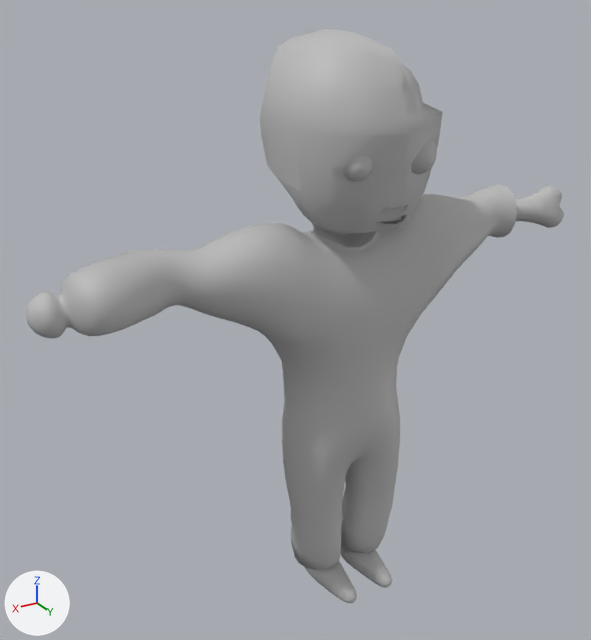
A saved change to the FBX model Soul Searching/Assets/Animations/Zombie/RiggedZombie@T-Pose.fbx.
Before and after are seen from a 50 mm camera at (1.038, 1.5, 1.535) aimed at (0.104, -0.057, 0.757). The lights are fixed; the arrows at lower left show +X, +Y and +Z. Both versions are drawn at frame 1 of the action 'mixamo.com'; the numbers are the values there.
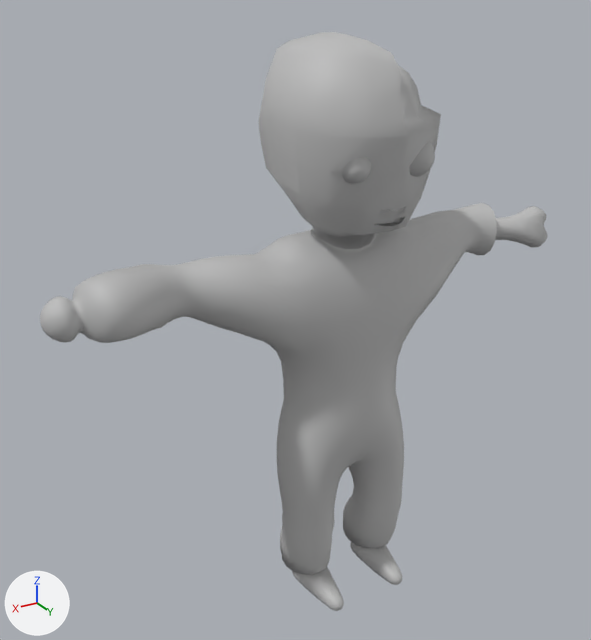
Commit message: Zombie Anim Work

The change in detail:
me_mesh is used by ob_polysurface9; location (0.0, 0.057, 0.019); rotation (-0.0026, 0.0, -3.142), in degrees (-0.1, 0, -180).
me_mesh had 2975 vertices, 2964 faces and spanned x -0.734..0.677, y -0.148..0.225, z -0.018..1.4.
me_mesh now has 2975 vertices, 2964 faces and spans x -0.707..0.647, y -0.004..1.413, z -0.172..0.201.
me_mesh part 1: the loose piece of 91 vertices spanning x 0.509..0.677, y -0.001..0.104, z 0.874..0.984 is multiplied about its middle by the matrix ((0.996, 0.084, 0.024), (-0.024, 0.0, 1.0), (0.084, -0.996, 0.002)), then moved by (-0.031, 0.843, -0.942).
me_mesh part 2: the loose piece of 22 vertices spanning x -0.069..0.075, y -0.12..-0.018, z 1.004..1.056 is turned -90.1 degrees about the x axis through its middle, then moved by (0.0, 1.112, -0.908).
me_mesh part 3: 2121 of 2975 vertices moved; they spanned x -0.734..0.529, y -0.148..0.225, z -0.018..1.4 and now span x -0.707..0.502, y -0.004..1.413, z -0.172..0.201; mean shift (0.003, 0.469, -0.517); largest move (-0.042, 0.053, 1.4) -> (-0.042, 1.413, 0.0).
Object 'polySurface9' (ob_polysurface9) moves from (0.0, 0.057, 0.019) to (0.0, -0.004, 0.0).
Object 'polySurface9' (ob_polysurface9) turns from (-0.1, 0, -180) to (90, 0, -180) degrees about x, y and z.

Changed parts and their boxes (x1, y1, x2, y2) in the pictures (591 x 640 px; the box of a moved part takes in the faces that stretch with it):
'polySurface9', reshaped, moved, turned
    before: (26, 29, 564, 603)
    after: (40, 32, 548, 611)
part 1 of me_mesh, moved or reshaped
    before: (515, 186, 564, 228)
    after: (495, 206, 548, 247)
part 2 of me_mesh, moved or reshaped
    before: (376, 215, 407, 230)
    after: (374, 217, 405, 232)
part 3 of me_mesh, moved or reshaped
    before: (26, 29, 517, 603)
    after: (40, 32, 497, 611)
